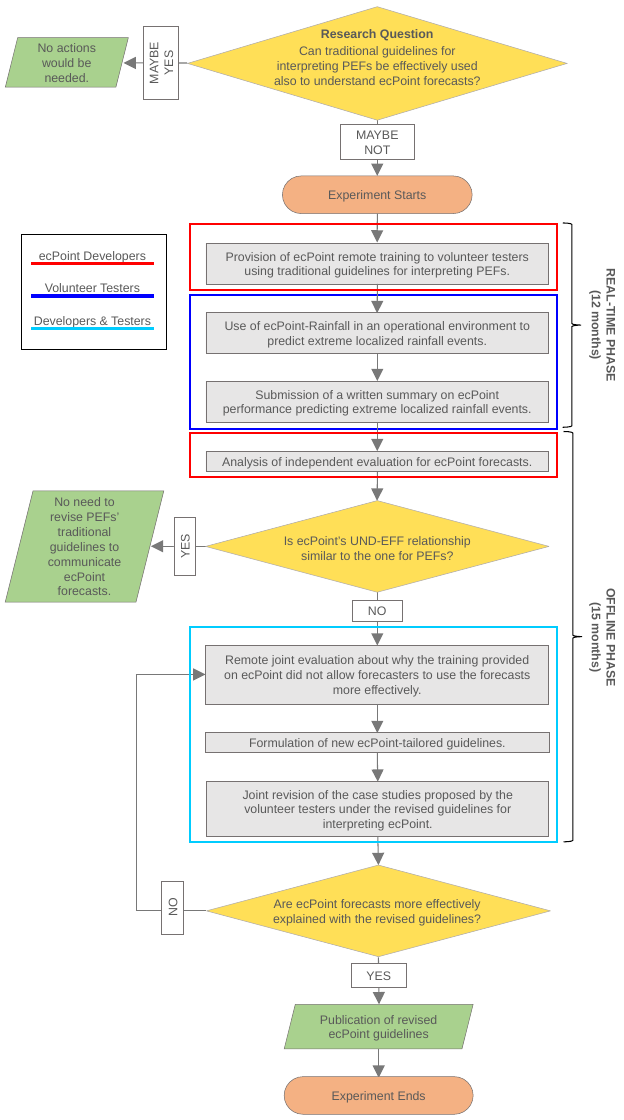
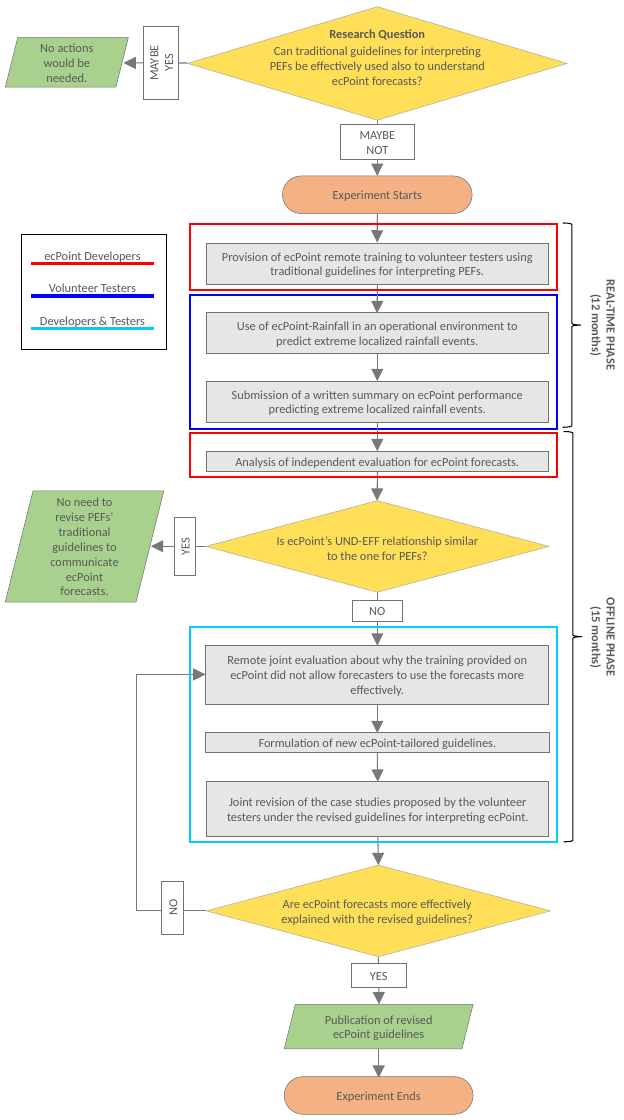
Before and after one commit to FatimaPillosu/OperUse_ecPointRainfall, a slide deck: slide 1 of manuscript/Figures/FlowChart.pptx. Drawn at 624x1120 pixels with LibreOffice and Linux fonts; fonts in the diff are those of the drawing. Boxes give left, top, right and bottom in pixels: in the first picture for what was removed or moved away, otherwise in the second. Text is boxed around its words. In the diff, an @@ line names an element or a change of style, - is before the commit and + after.

```diff
--- a/manuscript/Figures/FlowChart.pptx
+++ b/manuscript/Figures/FlowChart.pptx
@@ font Arial to Calibri in 28 elements at bbox=[144, 27, 179, 101], bbox=[283, 176, 473, 213], bbox=[206, 243, 548, 285], bbox=[206, 381, 548, 422], bbox=[206, 451, 548, 471], bbox=[206, 646, 550, 704], bbox=[206, 732, 550, 753], bbox=[208, 783, 550, 837], bbox=[285, 1005, 474, 1049], bbox=[351, 963, 406, 987], bbox=[270, 46, 485, 85], bbox=[206, 313, 548, 353], bbox=[365, 517, 391, 579], bbox=[353, 600, 403, 621], bbox=[162, 881, 185, 935], bbox=[44, 251, 140, 264], bbox=[49, 283, 136, 296], bbox=[40, 316, 145, 329], bbox=[329, 29, 425, 40], bbox=[277, 536, 478, 560], bbox=[281, 899, 473, 925], bbox=[285, 1078, 474, 1115], bbox=[6, 491, 165, 602], bbox=[341, 125, 415, 160], bbox=[589, 602, 618, 676], bbox=[6, 37, 129, 86], bbox=[589, 285, 618, 370], bbox=[174, 518, 196, 577] @@
```
Also in this commit, not shown: 6 other files.
